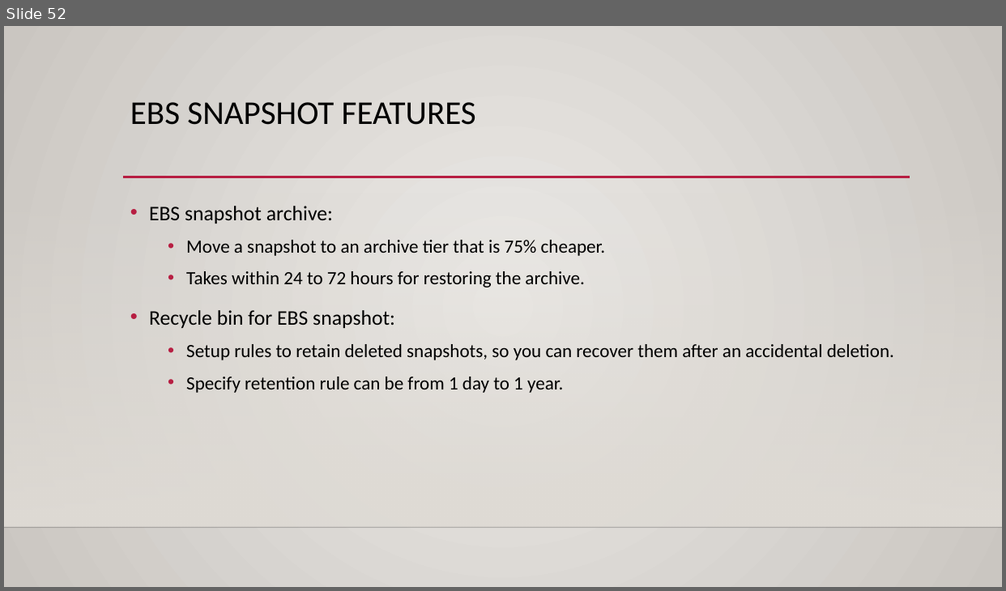
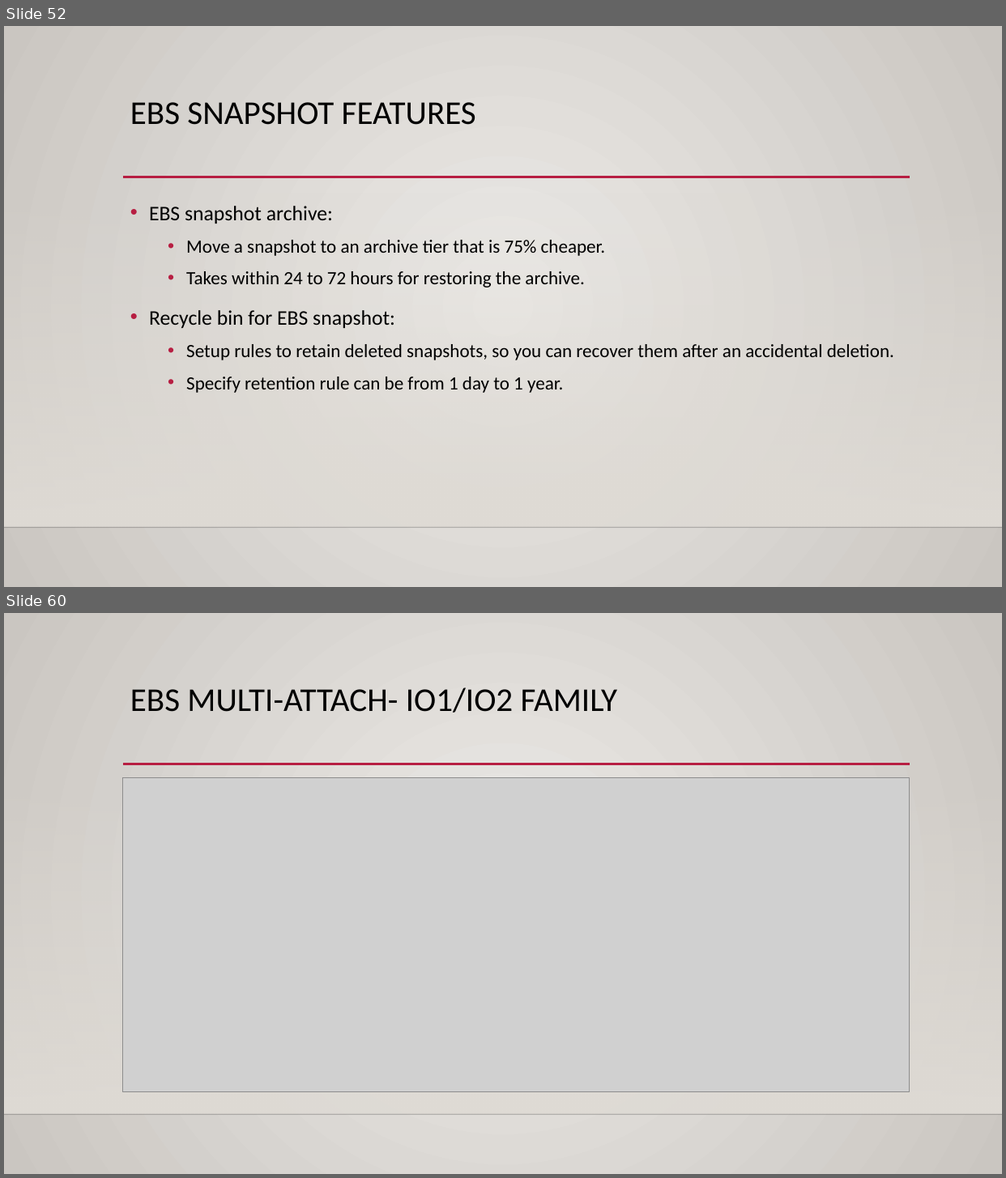
Before and after one commit to kushalnaidu007/AWS-Solution-Architect, a slide deck: AWS-SAA.pptx. Shown one above the other, each under a label of ours: slide 52 before the commit, slides 52 and 60 after it; the slides between them are not shown. The pictures are 1006x591 and 1006x1178 pixels, drawn with LibreOffice and Linux fonts; fonts in the diff are those of the drawing; grey boxes stand for pictures; background and template pictures are left out. Boxes give left, top, right and bottom in pixels: in the first picture for what was removed or moved away, otherwise in the second. Text is boxed around its words. In the diff, an @@ line names an element or a change of style, - is before the commit and + after.

```diff
--- a/AWS-SAA.pptx
+++ b/AWS-SAA.pptx
@@ slide 60 added at <box>4,613,1002,1174</box>, background gradient #ECEAE7 to #CAC7C1; not listed: 3 template elements that a slide beside it also shows @@
@@ title added at <box>130,688,618,713</box>, 32 pt, text #000000 @@
+EBS MULTI-ATTACH- IO1/IO2 FAMILY
@@ picture added at <box>123,777,909,1093</box> @@
```
Also in this commit, not shown: 26 other slides added.
